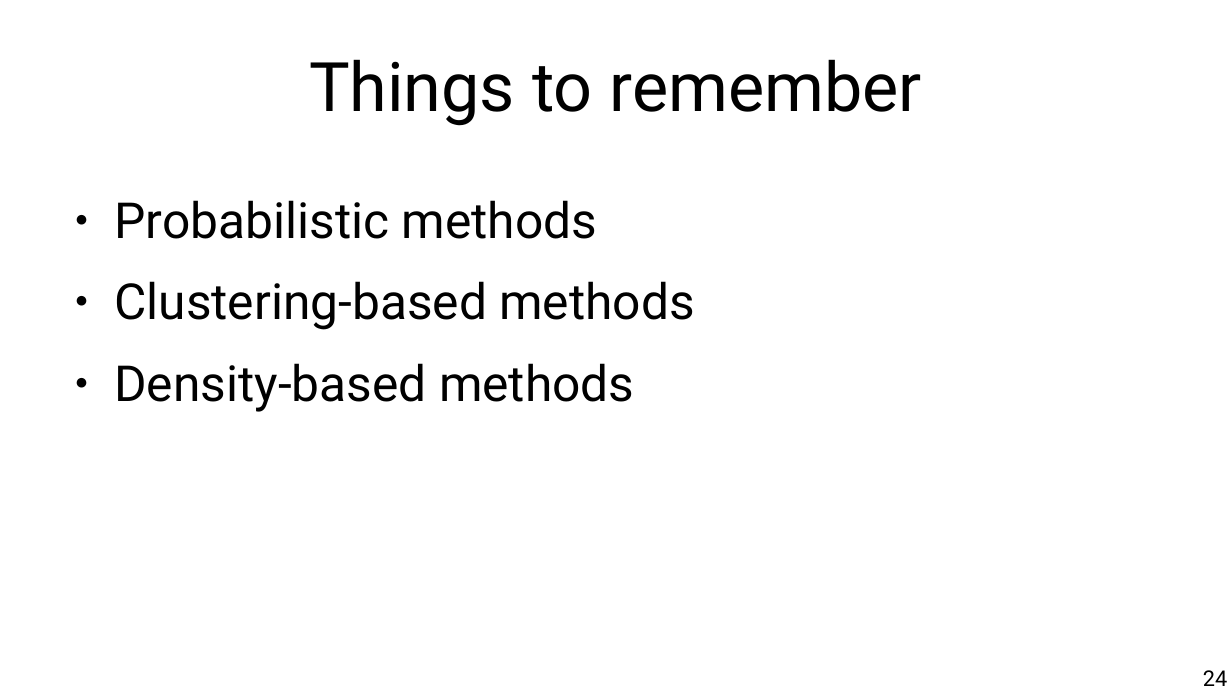
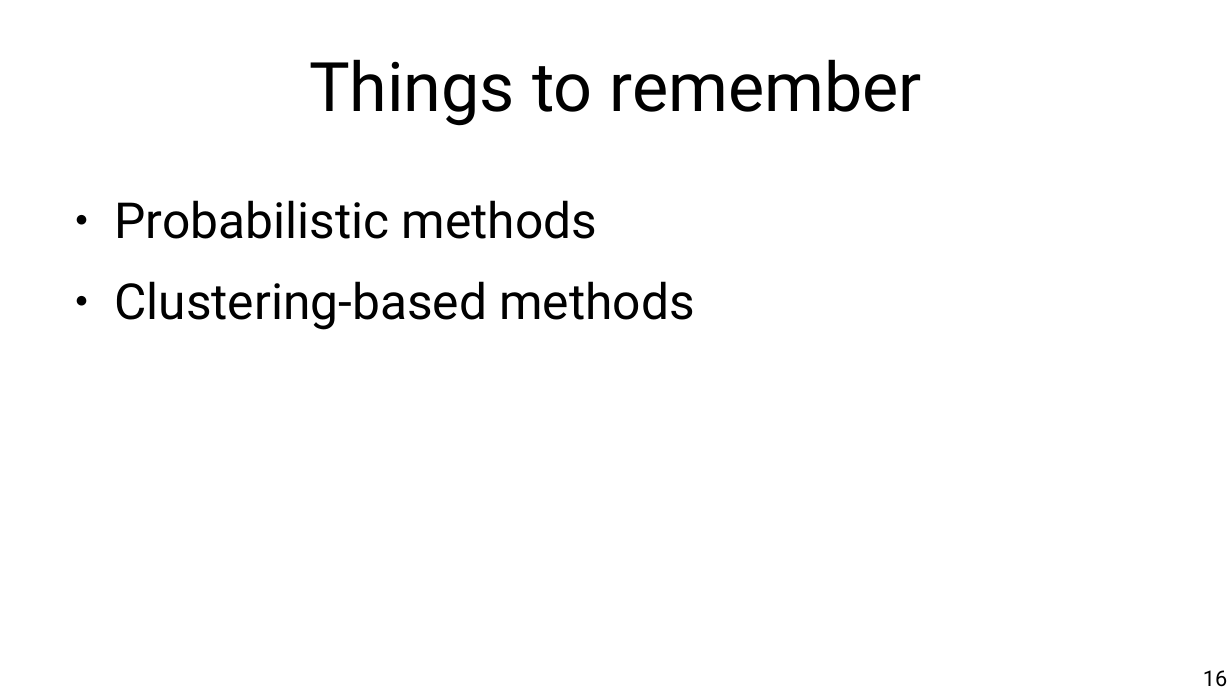
Before and after one commit to chatox/data-mining-course, a slide deck: slide 16 of theory/odp/tt20_outliers_probability_density.odp (slide 24 before the commit). Drawn at 1232x693 pixels with LibreOffice and Linux fonts; fonts in the diff are those of the drawing. Boxes give left, top, right and bottom in pixels: in the first picture for what was removed or moved away, otherwise in the second. Text is boxed around its words. In the diff, an @@ line names an element or a change of style, - is before the commit and + after.

```diff
--- a/theory/odp/tt20_outliers_probability_density.odp
+++ b/theory/odp/tt20_outliers_probability_density.odp
@@ text at (x1=114, y1=363, x2=634, y2=412): paragraph removed @@
-● Density-based methods
@@ page number at (x1=1203, y1=670, x2=1227, y2=687): text changed @@
-24
+16
```
Also in this commit, not shown: 3 other slides changed, 8 slides removed, 2 other files.
